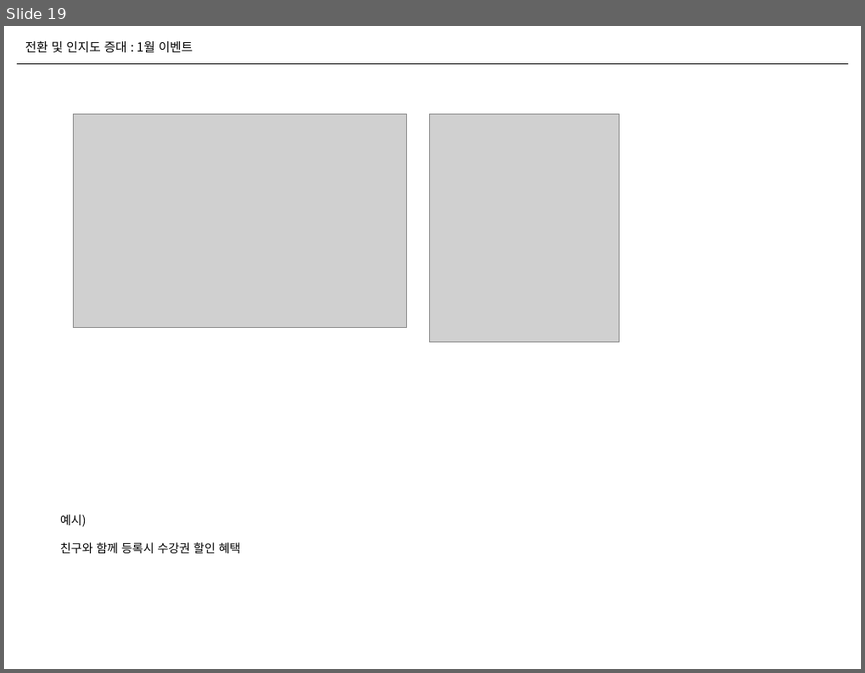
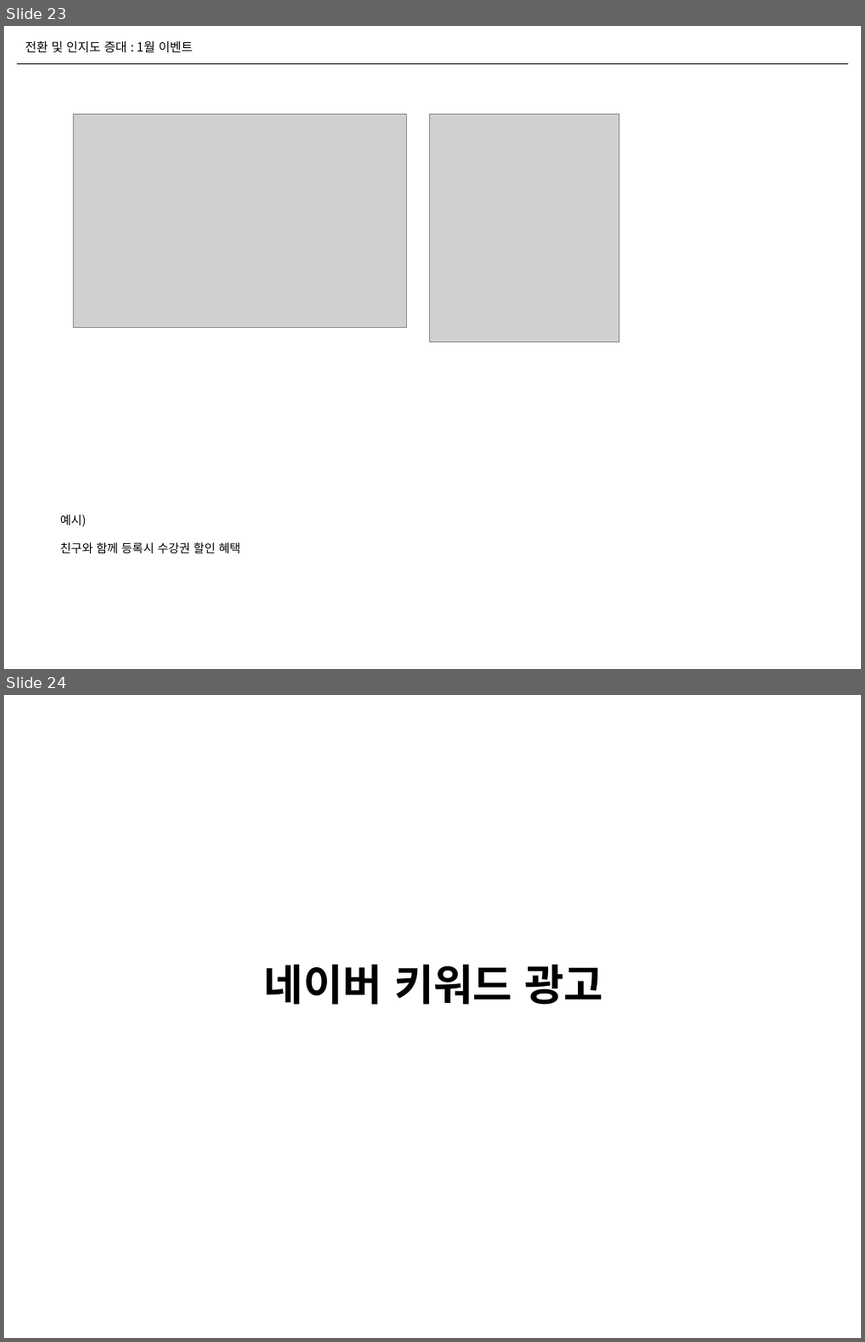
Before and after one commit to naxvinci/marketing, a slide deck: marketing_insights_GA.pptx. Shown one above the other, each under a label of ours: slide 19 before the commit, slides 23 and 24 after it. The pictures are 865x673 and 865x1342 pixels, drawn with LibreOffice and Linux fonts; fonts in the diff are those of the drawing; grey boxes stand for pictures. Boxes give left, top, right and bottom in pixels: in the first picture for what was removed or moved away, otherwise in the second. Text is boxed around its words. In the diff, an @@ line names an element or a change of style, - is before the commit and + after.

```diff
--- a/marketing_insights_GA.pptx
+++ b/marketing_insights_GA.pptx
@@ slide 24 added at <box>4,695,861,1338</box>, background #FFFFFF @@
@@ text added at <box>264,964,603,1004</box>, 36 pt, text #000000, bold @@
+네이버 키워드 광고
@@ what was slide 19 is now slide 23 @@
```
Also in this commit, not shown: 9 slides changed, 3 other slides added, 1 slide removed.
